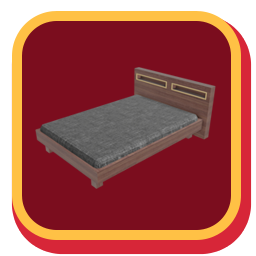
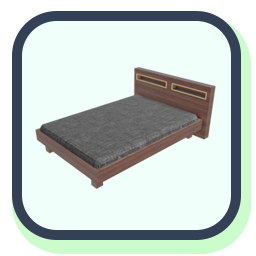
Comparing the layer stacks of the two 256px x 256px images. Changes:
painted on "Rounded Rectangle 2" over (12, 11, 241, 240)
